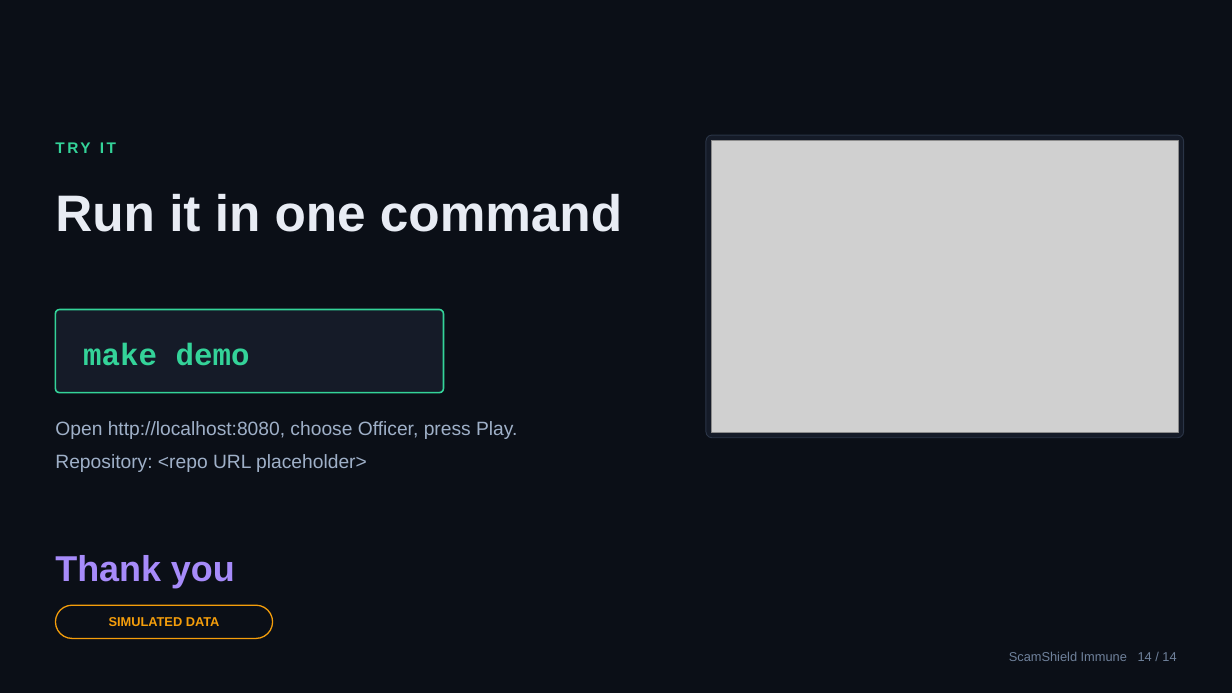
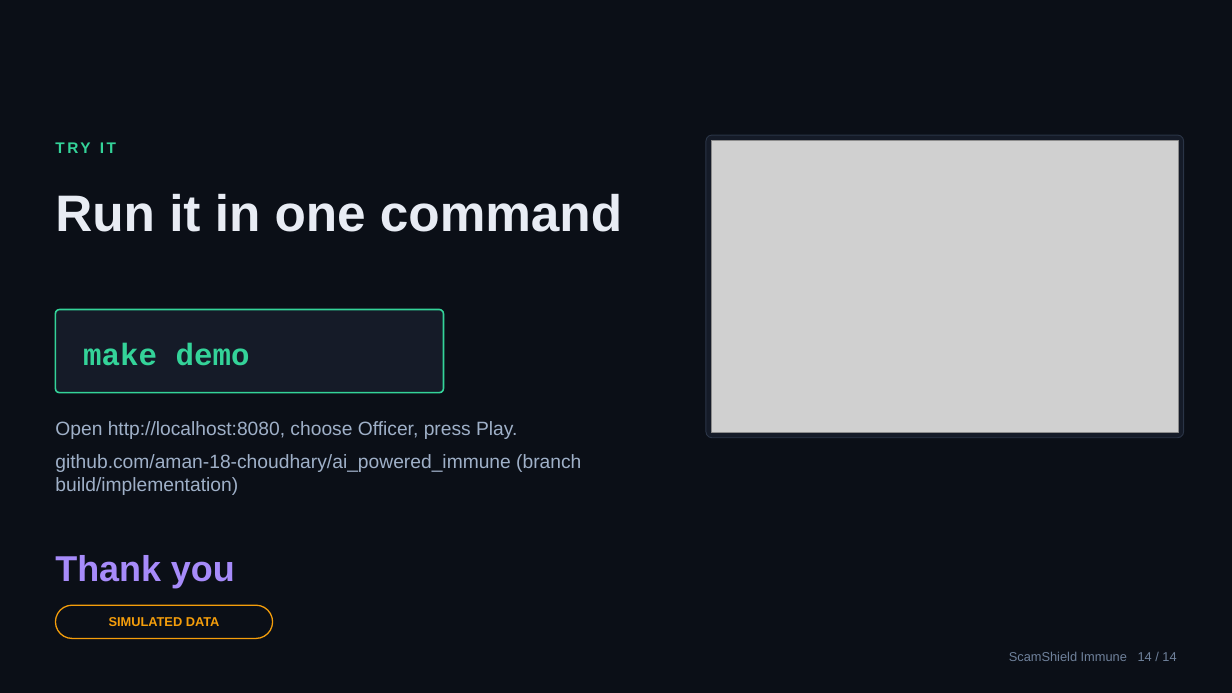
Before and after one commit to aman-18-choudhary/ai_powered_immune, a slide deck: slide 14 of docs/deck/ScamShield-Immune.pptx. Drawn at 1232x693 pixels with LibreOffice and Linux fonts; fonts in the diff are those of the drawing; grey boxes stand for pictures. Boxes give left, top, right and bottom in pixels: in the first picture for what was removed or moved away, otherwise in the second. Text is boxed around its words. In the diff, an @@ line names an element or a change of style, - is before the commit and + after.

```diff
--- a/docs/deck/ScamShield-Immune.pptx
+++ b/docs/deck/ScamShield-Immune.pptx
@@ text at (x1=55, y1=454, x2=581, y2=495): text changed @@
-Repository: <repo URL placeholder>
+github.com/aman-18-choudhary/ai_powered_immune (branch build/implementation)
```
Also in this commit, not shown: 4 other files.
